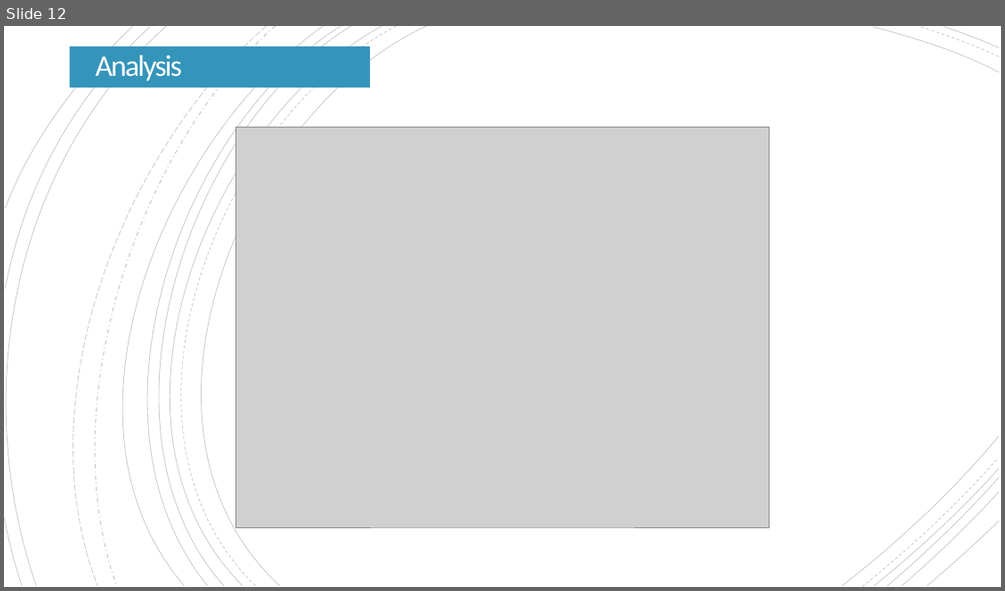
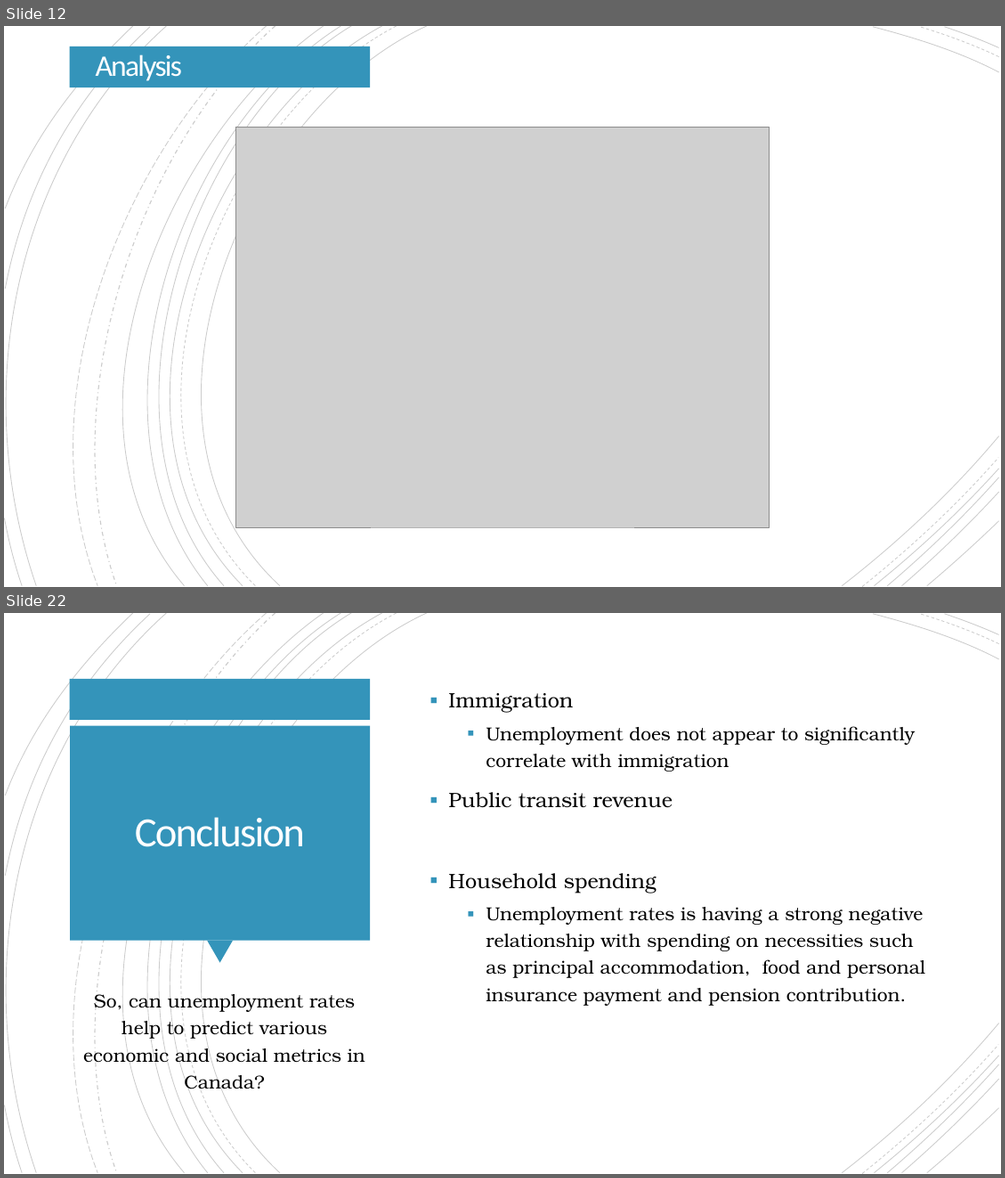
Before and after one commit to Cadeem-M/Project-1-Unemployment, a slide deck: Unemployment Analysis Presentation - Group 2.pptx. Shown one above the other, each under a label of ours: slide 12 before the commit, slides 12 and 22 after it; the slides between them are not shown. The pictures are 1005x591 and 1005x1178 pixels, drawn with LibreOffice and Linux fonts; fonts in the diff are those of the drawing; grey boxes stand for pictures. Boxes give left, top, right and bottom in pixels: in the first picture for what was removed or moved away, otherwise in the second. Text is boxed around its words. In the diff, an @@ line names an element or a change of style, - is before the commit and + after.

```diff
--- a/Unemployment Analysis Presentation - Group 2.pptx
+++ b/Unemployment Analysis Presentation - Group 2.pptx
@@ slide 22 added at [4, 613, 1001, 1174], background #FFFFFF; not listed: 21 template elements that a slide beside it also shows @@
@@ rectangle added at [70, 679, 371, 720], fill #3494BA @@
@@ text added at [448, 693, 925, 1005], 18 pt, text #000000 @@
+▪ Immigration
+  ▪ Unemployment does not appear to significantly correlate with immigration
+▪ Public transit revenue
+▪ Household spending
+  ▪ Unemployment rates is having a strong negative relationship with spending on necessities such as principal accommodation, food and personal insurance payment and pension contribution.
@@ rectangle added at [70, 726, 370, 941], fill #3494BA @@
@@ title added at [135, 817, 305, 847], 40 pt, text #FFFEFF @@
+Conclusion
@@ triangle added at [207, 941, 233, 963], fill #3494BA @@
@@ text added at [83, 989, 365, 1094], 18 pt, text #000000 @@
+So, can unemployment rates help to predict various economic and social metrics in Canada?
```
Also in this commit, not shown: 2 slides changed, 10 other slides added, 1 slide removed, 14 other files.
